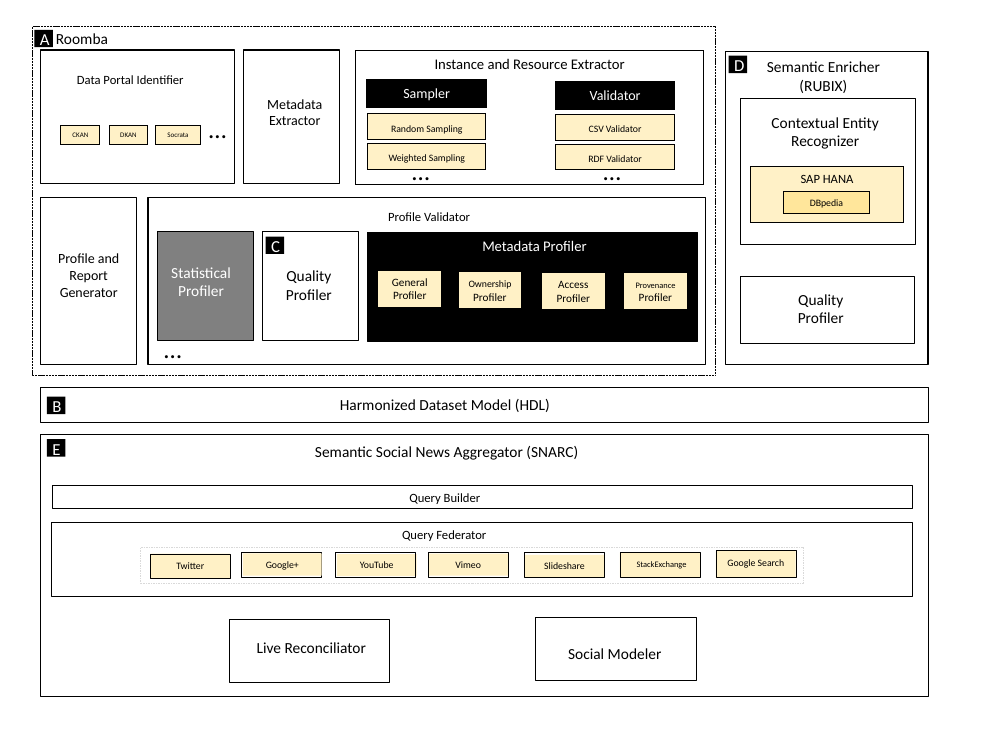
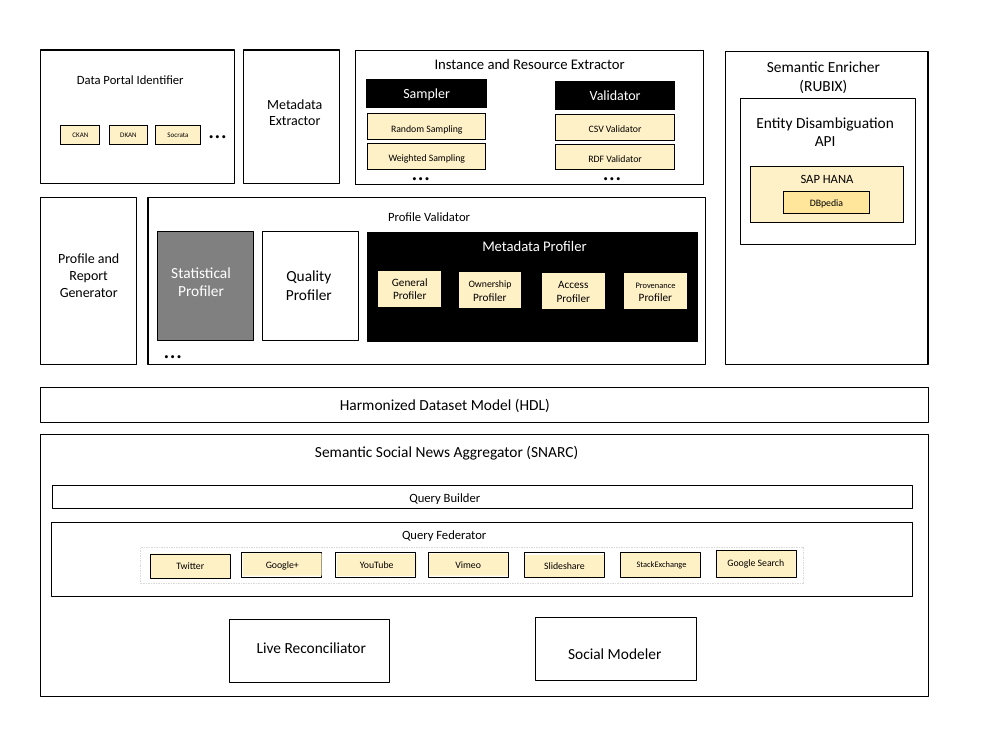
Before and after one commit to S-c-H-i-Z-o/PhD, a slide deck: slide 1 of Thesis/introduction/figures/architecutre_diagram.pptx. Drawn at 1008x756 pixels with LibreOffice and Linux fonts; fonts in the diff are those of the drawing. Boxes give left, top, right and bottom in pixels: in the first picture for what was removed or moved away, otherwise in the second. Text is boxed around its words. In the diff, an @@ line names an element or a change of style, - is before the commit and + after.

```diff
--- a/Thesis/introduction/figures/architecutre_diagram.pptx
+++ b/Thesis/introduction/figures/architecutre_diagram.pptx
@@ rectangle removed at (x1=32, y1=26, x2=716, y2=375) @@
@@ rectangle removed at (x1=34, y1=30, x2=52, y2=47) @@
@@ text removed at (x1=40, y1=34, x2=50, y2=49) @@
-A
@@ text removed at (x1=56, y1=33, x2=108, y2=44) @@
-Roomba
@@ rectangle removed at (x1=729, y1=55, x2=747, y2=73) @@
@@ text removed at (x1=734, y1=60, x2=744, y2=76) @@
-D
@@ text at (x1=756, y1=117, x2=894, y2=146): text changed @@
-Contextual Entity Recognizer
+Entity Disambiguation API
@@ rectangle removed at (x1=266, y1=237, x2=284, y2=254) @@
@@ text removed at (x1=271, y1=241, x2=280, y2=257) @@
-C
@@ rectangle removed at (x1=740, y1=276, x2=914, y2=343) @@
@@ text removed at (x1=798, y1=294, x2=844, y2=323) @@
-Quality Profiler
@@ rectangle removed at (x1=47, y1=397, x2=66, y2=414) @@
@@ text removed at (x1=52, y1=399, x2=61, y2=417) @@
-B
@@ text removed at (x1=42, y1=433, x2=68, y2=484) @@
-EA
@@ rectangle removed at (x1=47, y1=439, x2=66, y2=457) @@
```
Also in this commit, not shown: 10 other files.
